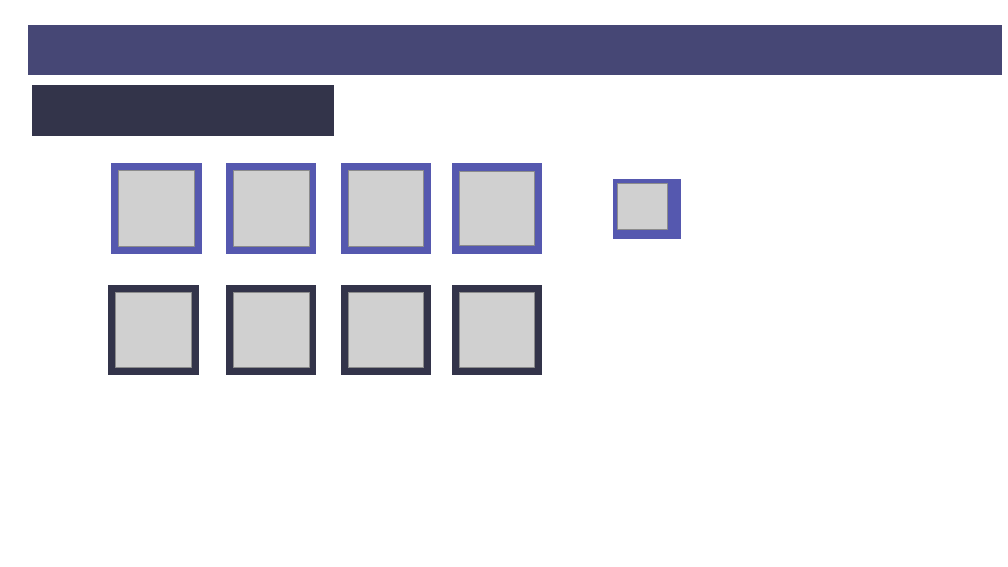
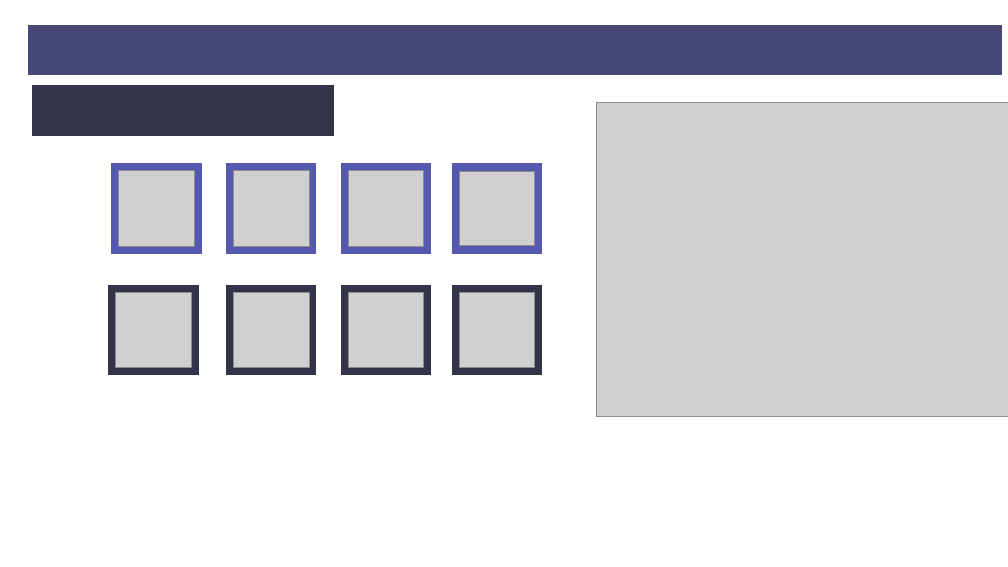
Before and after one commit to datalineo/CodeShare, a slide deck: slide 1 of Power_BI_TeamsAttendance/Teams Report Theme.pptx. Drawn at 1008x567 pixels with LibreOffice and Linux fonts; fonts in the diff are those of the drawing; grey boxes stand for pictures. Boxes give left, top, right and bottom in pixels: in the first picture for what was removed or moved away, otherwise in the second. Text is boxed around its words. In the diff, an @@ line names an element or a change of style, - is before the commit and + after.

```diff
--- a/Power_BI_TeamsAttendance/Teams Report Theme.pptx
+++ b/Power_BI_TeamsAttendance/Teams Report Theme.pptx
@@ picture added at (x1=596, y1=102, x2=1008, y2=417) @@
@@ rectangle removed at (x1=614, y1=179, x2=681, y2=239) @@
@@ picture removed at (x1=618, y1=184, x2=668, y2=229) @@
```
Also in this commit, not shown: 12 other files.
